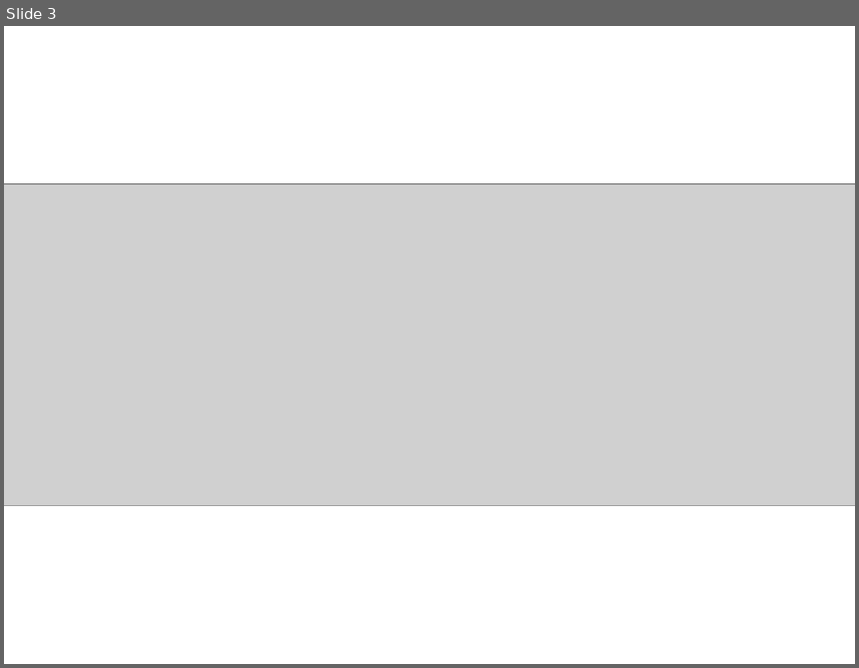
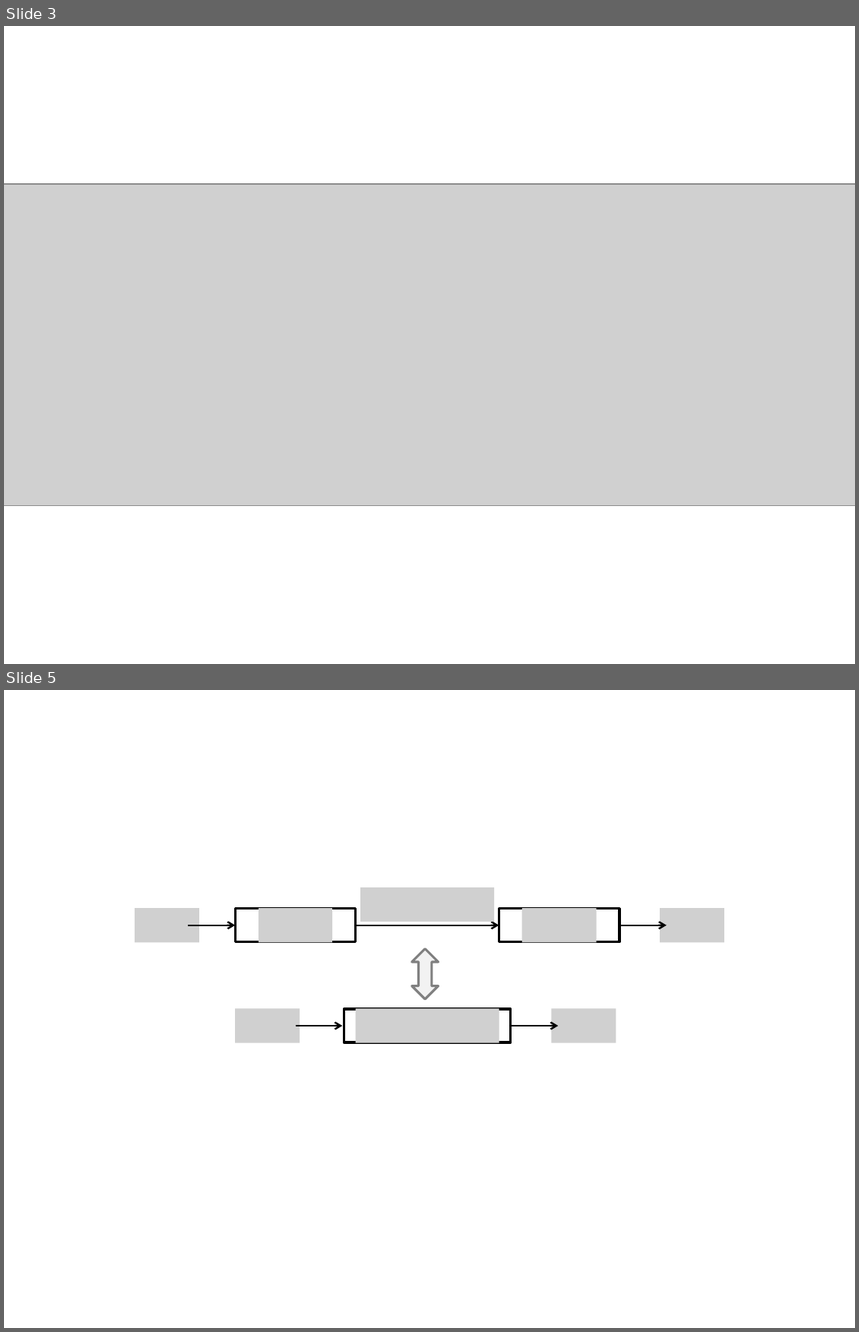
Before and after one commit to answeredbyablemind/answeredbyablemind.github.io, a slide deck: pics/2019-06-18-Discrete_Time_Convolution/pics.pptx. Shown one above the other, each under a label of ours: slide 3 before the commit, slides 3 and 5 after it; the slides between them are not shown. The pictures are 859x668 and 859x1332 pixels, drawn with LibreOffice and Linux fonts; fonts in the diff are those of the drawing; grey boxes stand for pictures. Boxes give left, top, right and bottom in pixels: in the first picture for what was removed or moved away, otherwise in the second. Text is boxed around its words. In the diff, an @@ line names an element or a change of style, - is before the commit and + after.

```diff
--- a/pics/2019-06-18-Discrete_Time_Convolution/pics.pptx
+++ b/pics/2019-06-18-Discrete_Time_Convolution/pics.pptx
@@ slide 5 added at <box>4,690,855,1328</box>, background #FFFFFF @@
@@ picture added at <box>360,888,494,922</box> @@
@@ picture added at <box>135,908,200,942</box> @@
@@ rectangle added at <box>236,909,357,942</box>, fill #FFFFFF, outline #000000 2 pt @@
@@ picture added at <box>259,908,332,942</box> @@
@@ rectangle added at <box>500,909,620,942</box>, fill #FFFFFF, outline #000000 2 pt @@
@@ picture added at <box>522,908,597,942</box> @@
@@ picture added at <box>661,908,725,942</box> @@
@@ arrow added from (189, 926) to (236, 926), #000000 1.5 pt @@
@@ arrow added from (356, 926) to (500, 926), #000000 1.5 pt @@
@@ arrow added from (620, 926) to (666, 926), #000000 1.5 pt @@
@@ up down arrow added at <box>411,948,438,999</box>, fill #F2F2F2, outline #808080 2 pt @@
@@ picture added at <box>236,1008,300,1043</box> @@
@@ picture added at <box>356,1008,500,1043</box> @@
@@ picture added at <box>551,1008,616,1043</box> @@
@@ arrow added from (296, 1026) to (343, 1026), #000000 1.5 pt @@
@@ rectangle added at <box>344,1009,510,1043</box>, fill #FFFFFF, outline #000000 2 pt @@
@@ arrow added from (512, 1026) to (558, 1026), #000000 1.5 pt @@
```
Also in this commit, not shown: 1 other slide added, 5 other files.
